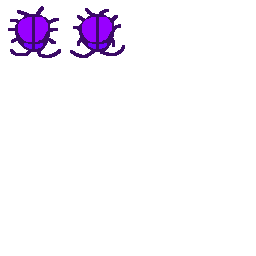
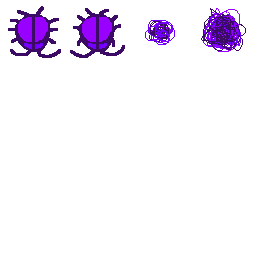
Layers edited between the first and the second 256 × 256 image:
added layer "Layer #1" above "Layer copy" over [145, 8, 246, 52]
painted on "Layer copy" over [149, 20, 171, 42]
